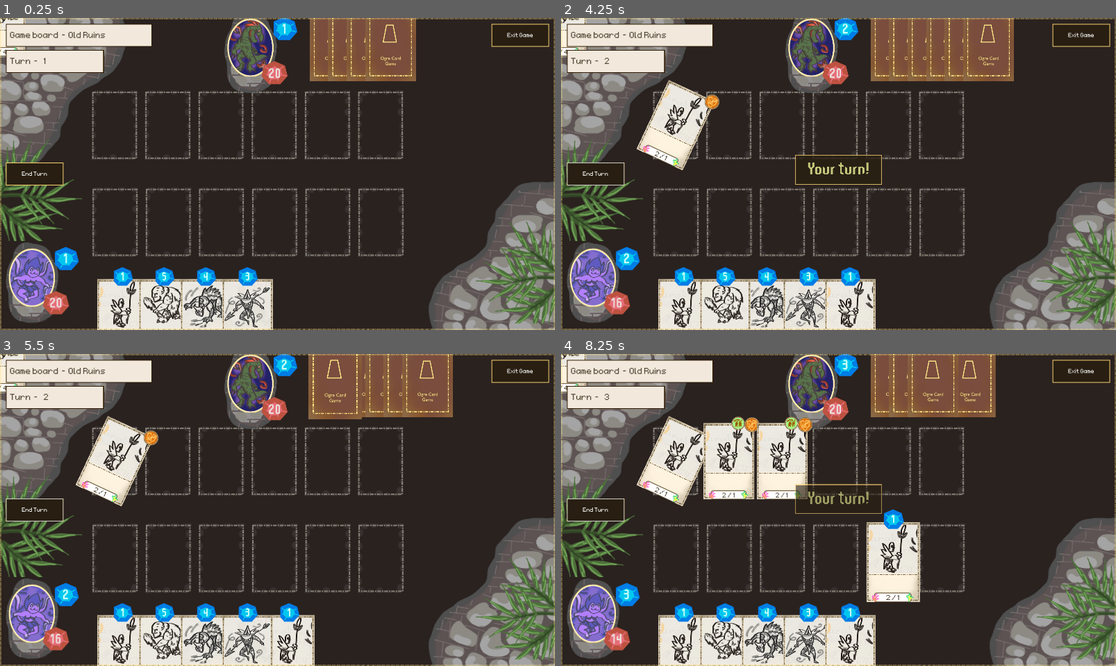
Above: before the commit, frames 1-4 (two rows, left to right).
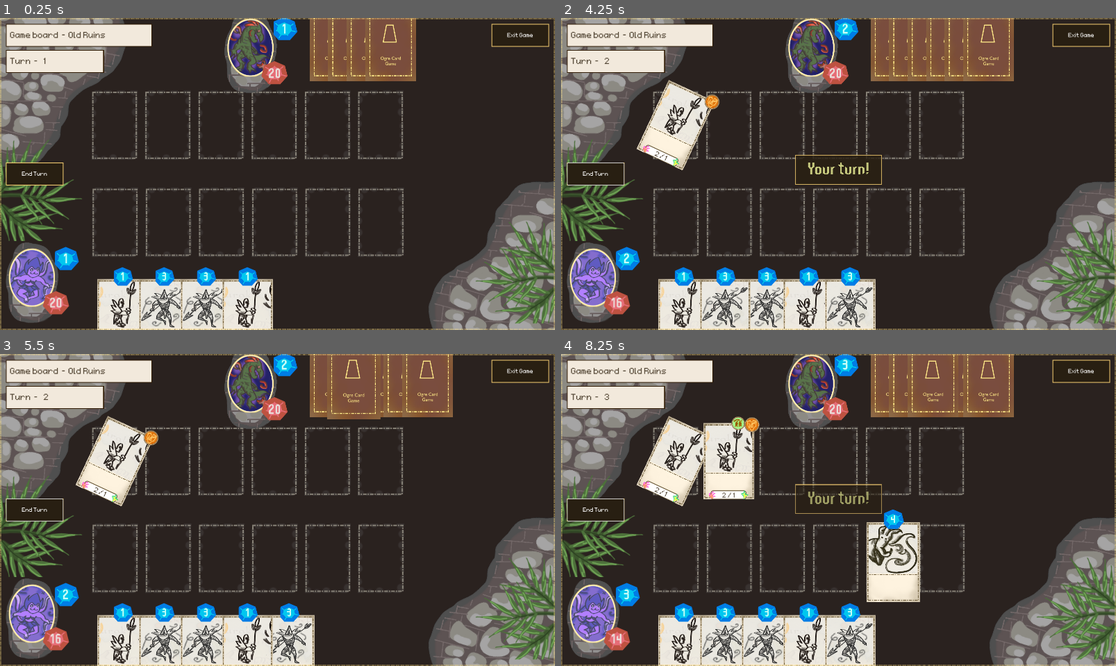
Above: after the commit, the same moments.

Repository: OttoElomaa/Godot-4-Ogre-Card-Game
Game: Godot game, scene res://GameScenes/main.tscn
Same seed, same stepped clock (60 frames per second), same inputs: the game is played once before the commit and once after it.
Inputs (mouse positions are in pixels of both pictures, inside the frame that each line leads up to):
- Up to frame 1 (0.25 s): no input
- Up to frame 2 (4.25 s): click (594, 174) at 0.5 s; click (594, 174) at 1.25 s; click (594, 174) at 2 s; drag from (683, 317) to (816, 49) at 2.77 s; drag from (727, 317) to (816, 49) at 3.52 s
- Up to frame 3 (5.5 s): move the mouse to (205, 653) at 4.27 s; click (205, 653) at 4.42 s; drag from (249, 653) to (333, 378) at 5.02 s
- Up to frame 4 (8.25 s): tap Enter at 5.75 s; drag from (849, 653) to (894, 378) at 5.77 s; drag from (894, 378) to (766, 653) at 6.52 s; move the mouse to (916, 378) at 7.27 s; click (916, 378) at 7.42 s; drag from (894, 653) to (894, 378) at 8.02 s

The runs differ from the first frame. In frame 1, 1.9% of the frame differs, in the area x 0-49%, y 0-100%; in frame 2, 2.3%; in frame 3, 2.8%; in frame 4, 6.4%, in the area x 0-82%, y 0-100%.

Commit message:
Added card type (Spell, creature). Added Inert state for spells. Cleaned up checks, added checkCanAct and checkCanBlock. See desc for bug.
Bug: Duelist isn't working. As in, it trades lives when it should survive a trade

Diff:
--- /dev/null
+++ b/Cards/Creatures/Sp-Blast.tscn
@@ -0,0 +1,14 @@
+[gd_scene load_steps=3 format=3 uid="uid://bews6x4fcf3mr"]
+
+[ext_resource type="PackedScene" uid="uid://mxfejwivkelm" path="res://Cards/card.tscn" id="1_07d1u"]
+[ext_resource type="Texture2D" uid="uid://be3k7rj1w72ah" path="res://Art/CardArt/card-art-spell-blast.png" id="2_07d1u"]
+
+[node name="Card-Sp-Blast" instance=ExtResource("1_07d1u")]
+cardType = 1
+manaCost = 4
+
+[node name="Cast" parent="Effects" index="0"]
+inflict = 2
+
+[node name="Art" parent="Frontside" index="1"]
+texture = ExtResource("2_07d1u")
--- a/Cards/card.gd
+++ b/Cards/card.gd
@@ -7,13 +7,18 @@
 
 #### ACTIVE = Combatant, can be targeted, protects player from being targeted
 #### PASSIVE = Can't be targeted, doesn't protect
-#### RESTING = Can't take card actions this turn, such as attack or cast.
-#### RESTING IS TRIGGERED by entering the field, attacking, or casting
-#### --> Unless "Haste/Vigilant" kind of effects
 #### ACTIVE / PASSIVE IS TRIGGERED in a right click menu on top of card
+#### DESTROYED STATUS when the card is beaten in combat or otherwise destroyed
+#### INERT REFERS to SPELLS and other cards that can't attack or cast
 enum CardActionStates {
-	ACTIVE, PASSIVE, DESTROYED
+	ACTIVE, PASSIVE, DESTROYED, INERT
 }
+
+enum CardTypes {
+	CREATURE, SPELL,
+}
+###########################################
+@export var cardType := CardTypes.CREATURE
 
 @export var manaCost := 0
 @export var startingDamage := 0
@@ -21,22 +26,26 @@
 var damage := 0
 var health := 0
 
+@export var hasSunder := false
+@export var hasDuelist := false
+
+###############################################
+#### RESTING = Can't take card actions this turn, such as attack or cast.
+#### RESTING IS TRIGGERED by attacking, or casting --> Unless "Haste/Vigilant" kind of effects
+#### TRAVELING IS TRIGGERED by entering. It's summoning sickness
+var actionState: CardActionStates = CardActionStates.ACTIVE
+var isTraveling := false
+var resting := false
+var allowInteract := true
+
+var mySlot: CardSlot = null
+var isEnemyCard := false
+var myOffset := Vector2.ZERO
+##########################################################
 @onready var stateHandler := $Frontside/ActionState
 var cardsManager:Node = null
 
-var isEnemyCard := false
-var mySlot: CardSlot = null
-var myOffset := Vector2.ZERO
-
-var allowInteract := true
-var actionState: CardActionStates = CardActionStates.ACTIVE
-
-var isTraveling := false
-var resting := false
-
-
-@export var hasSunder := false
-@export var hasDuelist := false
+
 
 
 
@@ -48,8 +57,16 @@
 	health = startingHealth
 	myOffset = get_parent().position
 
-	$Frontside/StatsPanel/HBox/PowerLabel.text = "%d" % startingDamage
-	$Frontside/StatsPanel/HBox/HealthLabel.text = "%d" % startingHealth
+	if cardType == CardTypes.CREATURE:
+		$Frontside/Background/Creature.show()
+		$Frontside/Background/Spell.hide()
+		$Frontside/StatsPanel/HBox/PowerLabel.text = "%d" % startingDamage
+		$Frontside/StatsPanel/HBox/HealthLabel.text = "%d" % startingHealth
+	else:
+		$Frontside/Background/Creature.hide()
+		$Frontside/Background/Spell.show()
+		$Frontside/StatsPanel.hide()
+		$Frontside/ActionState.hide()
 
 	var l = $Frontside/EffectsLabel
 	var text = ""
@@ -61,6 +78,13 @@
 
 
 
+func basicSetup():
+	match cardType:
+		CardTypes.SPELL:
+			statesInert()
+
+
+
 func _on_area_2d_mouse_entered() -> void:
 	emit_signal("hoverOn", self)
 
@@ -122,6 +146,13 @@
 	stateHandler.get_node("PassiveIcon").show()
 
 
+func statesInert():
+	actionState = CardActionStates.INERT
+	var s = $Frontside/ActionState
+	s.get_node("ActiveIcon").hide()
+	s.get_node("PassiveIcon").hide()
+
+
 func statesDestroy():
 	actionState = CardActionStates.DESTROYED
 
@@ -142,30 +173,40 @@
 
 ##################################
 
-func checkActive() -> bool:
+func checkCanBlock() -> bool:
+	#assert(1==2,"where is this called")
 	if actionState == CardActionStates.ACTIVE:
-		if checkNotResting():
+		if not checkResting():
 			return true
 	return false
 
 
-func checkNotResting() -> bool:
-	return !resting
-
-func checkNotTraveling() -> bool:
-	if isTraveling:
-		return false
-	return true
-
-#func checkValidTarget() -> bool:
-	#return checkActive()
+func checkCanAct():
+	if not checkInert():
+		if checkAlive():
+			if not checkResting():
+				if not checkTraveling():
+					return true
+	return false
+
+
+func checkInert() -> bool:
+	if actionState == CardActionStates.INERT:
+		return true
+	return false
+
+func checkResting() -> bool:
+	return resting
+
+func checkTraveling() -> bool:
+	return isTraveling
+
+
 func checkAlive():
-	if actionState == CardActionStates.DESTROYED:
-		return false
-	return true
-
+	return !(actionState == CardActionStates.DESTROYED)
 
 ########################################################
+
 
 
 #### DEAL DAMAGE IF NECESSARY, AND RETURN ANSWER: DID THIS CARD DIE
--- a/Cards/card.tscn
+++ b/Cards/card.tscn
@@ -8,6 +8,7 @@
 [ext_resource type="LabelSettings" uid="uid://bybi82ik7ric5" path="res://Fonts/LabelSettingSmallFontFaintGrey.tres" id="4_7bc8n"]
 [ext_resource type="StyleBox" path="res://PanelStyles/EmptyStyleBox.tres" id="4_w0fdq"]
 [ext_resource type="Texture2D" uid="uid://qngukrd0n58y" path="res://Art/CardComponents/card-mana-cost-indicator-texture.png" id="5_6ma8t"]
+[ext_resource type="Texture2D" uid="uid://t83v3cphysuw" path="res://Art/CardComponents/card-background-spell-texture.png" id="5_jsedn"]
 [ext_resource type="LabelSettings" uid="uid://bujre4bd418t" path="res://Fonts/LabelSetHeaderMana.tres" id="6_u70hd"]
 [ext_resource type="Texture2D" uid="uid://ddcgs1oy32v0i" path="res://Art/CardComponents/card-action-state-indicator-texture-active-V2.png" id="7_gi0db"]
 [ext_resource type="Texture2D" uid="uid://cq6ndvj18kyn0" path="res://Art/CardComponents/card-action-state-indicator-frame-texture-V2.png" id="8_cvyu6"]
@@ -229,8 +230,14 @@
 
 [node name="Frontside" type="Node2D" parent="."]
 
-[node name="Background" type="Sprite2D" parent="Frontside"]
+[node name="Background" type="Node2D" parent="Frontside"]
+
+[node name="Creature" type="Sprite2D" parent="Frontside/Background"]
 texture = ExtResource("2_7bc8n")
+
+[node name="Spell" type="Sprite2D" parent="Frontside/Background"]
+visible = false
+texture = ExtResource("5_jsedn")
 
 [node name="Art" type="Sprite2D" parent="Frontside"]
 position = Vector2(0, -53)
--- a/GameScenes/battle_system.gd
+++ b/GameScenes/battle_system.gd
@@ -84,13 +84,11 @@
 	#### ATTACK WITH CARDS ON BOARD
 	var enemyBoardCards = cardsManager.getEnemyBoardCards()
 	for card:Card in enemyBoardCards:
-		#### NECESSARY CHECKS AND SET CURRENT ATTACKING CARD
-		if not MyTools.checkNodeValidity(card):
+		if not MyTools.checkNodeValidity(card):  #### CHECK IF VALID
 			pass
-		elif card.checkNotResting() and card.checkNotTraveling():
+		elif card.checkCanAct(): #### CAN IT ACT
+			handleEnemyAttackPlayer(card)
 			#currentAttackingCard = card
-			handleEnemyAttackPlayer(card)
-
 
 func playEnemyCard(card:Card):
 	for slot:CardSlot in main.getEnemySlots():
@@ -120,7 +118,7 @@
 	if not MyTools.checkNodeValidity(card):
 		return
 
-	if card.checkNotResting() and card.checkNotTraveling():
+	if card.checkCanAct():
 		currentAttackingCard = card
 		States.gameState = States.GameStates.ATTACK
 
@@ -194,26 +192,26 @@
 	if not MyTools.checkNodeValidity(target):
 		endAttackState()
 		return
+
 	#### DON'T END TARGETING if it registers CLICKING ON SAME ATTACKING CARD ITSELF
+	var end := false
 	if not target.mySlot:
+		end = true
+	elif not main.checkSlotEnemy(target.mySlot):
+		end = true
+	elif not target.checkCanBlock():
+		end = true
+
+	if end:
 		if target != currentAttackingCard:
 			endAttackState()
 		return
-	if main.checkSlotPlayer(target.mySlot):
-		if target != currentAttackingCard:
-			endAttackState()
-		return
 
 	#### VALID TARGET - RESOLVE ATTACK
-	#prints("Player card targets enemy card: ", currentAttackingCard, target)
-	if main.checkSlotEnemy(target.mySlot):
-		if target.checkActive():
-			currentAttackingCard.playAttackAnimation()
-			endAttackState()
-			resolveAttack(currentAttackingCard, target)
-
-
-	#attackLineShown = false
+	currentAttackingCard.playAttackAnimation()
+	endAttackState()
+	resolveAttack(currentAttackingCard, target)
+
 
 
 
--- a/GameScenes/card_loader.gd
+++ b/GameScenes/card_loader.gd
@@ -24,7 +24,11 @@
 		cards.append(createCard("res://Cards/Creatures/Cr-RukRaider.tscn"))
 	for i in range(10):
 		cards.append(createCard("res://Cards/Creatures/Cr-MardokHound.tscn"))
+	for i in range(20):
+		cards.append(createCard("res://Cards/Creatures/Sp-Blast.tscn"))
 
 	prints("created cards: ", cards)
+	for c:Card in cards:
+		c.basicSetup()
 	cards.shuffle()
 	return cards
--- a/GameScenes/cards_manager.gd
+++ b/GameScenes/cards_manager.gd
@@ -191,13 +191,22 @@
 	card.scale = Vector2.ONE
 	card.toggleFrontSide(true)
 	card.toggleManaCostIndicator(false)
-	card.toggleActionStateIndicator(true)
-
-	#### SLOT STUFF, AND TAP CARD
+
+
+	#### SLOT STUFF
 	card.mySlot = slot
 	slot.toggleAvailable(false)
+
+	#### ONLY IF CREATURE...
+	if card.checkInert():
+		return
+	#### ...SET ACTION STATE AND TRAVEL STATE
+	card.toggleActionStateIndicator(true)
 	card.toggleTraveling(true)
-	card.statesActive()
+	if main.checkSlotEnemy(slot): #### ENEMY CARDS ATTACK BY DEFAULT, PLAYER'S CARDS PASSIVE BY DFT
+		card.statesActive()
+	else:
+		card.statesPassive()
 
 
 
@@ -303,9 +312,8 @@
 func getPlayerBlockers():
 	var blockers := []
 	for c:Card in getPlayerBoardCards():
-		if c.checkNotResting():
-			if c.checkActive():
-				blockers.append(c)
+		if c.checkCanBlock():
+			blockers.append(c)
 	return blockers
 
 
@@ -313,9 +321,8 @@
 func getEnemyBlockers():
 	var blockers := []
 	for c:Card in getEnemyBoardCards():
-		if c.checkNotResting():
-			if c.checkActive():
-				blockers.append(c)
+		if c.checkCanBlock():
+			blockers.append(c)
 	return blockers
 
 
--- a/GameScenes/main.tscn
+++ b/GameScenes/main.tscn
@@ -272,8 +272,10 @@
 script = ExtResource("1_n4faa")
 
 [node name="PlayerDeck" type="Node2D" parent="CardsManager"]
+position = Vector2(-500, 0)
 
 [node name="EnemyDeck" type="Node2D" parent="CardsManager"]
+position = Vector2(-300, 0)
 
 [node name="PlayerHand" type="Node2D" parent="CardsManager"]
 
Binary file added: Art/CardArt/card-art-spell-blast.png
Not shown, added: Art/CardArt/card-art-spell-blast.png.import
Renamed: Art/CardComponents/card-background-texture.png -> Art/CardComponents/card-background-spell-texture.png
Not shown, changed: Art/CardComponents/card-background-spell-texture.png.import
Not shown: 1 places in Cards/card.tscn that only renumber resources
